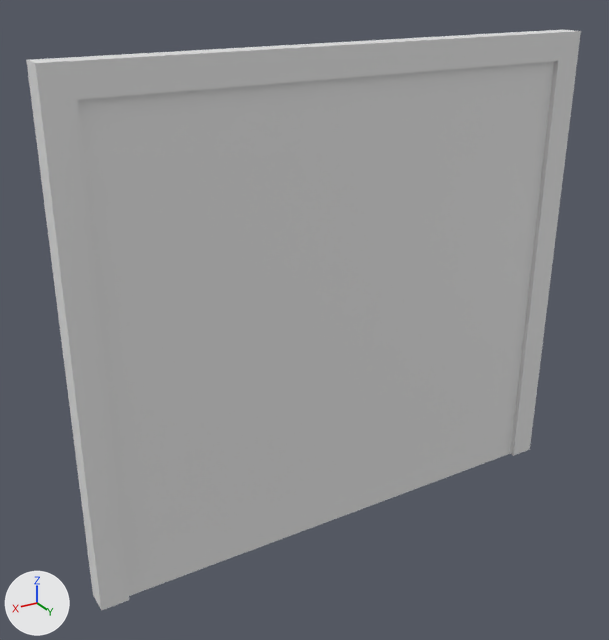
The FBX model Assets/ExportedModels/doubledoor.fbx as it was, and as the next commit left it.
Both versions are drawn from a camera (50 mm lens) standing at (1.57, 2.35, 2.05) and looking at (0.13, -0.05, 0.85). The lights are fixed; the arrows at lower left show +X, +Y and +Z.

The first picture shows 'DoorFrame', 'DoorLeft', 'DoorRight'.
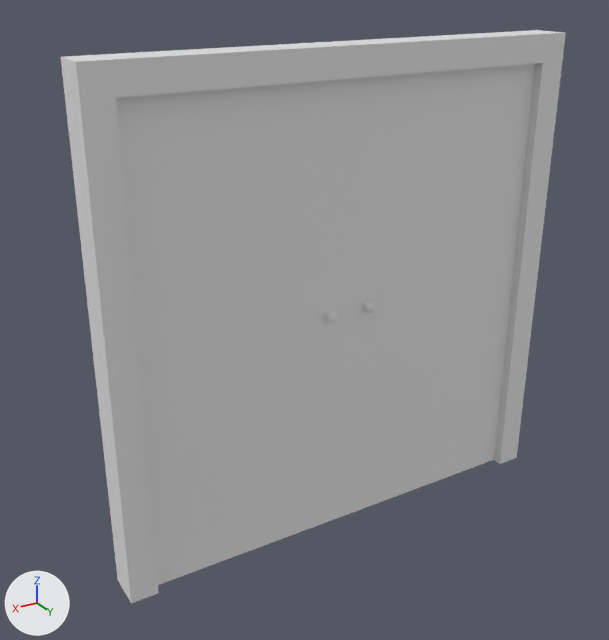
Pixel boxes (x1, y1, x2, y2) of what changed, in the pictures (609 x 640 px; the box of a moved part takes in the faces that stretch with it):
'DoorFrame', mesh rescaled (9% narrower)
    before: (26, 30, 581, 611)
    after: (61, 30, 566, 604)
part 2 of me_cube_002, moved or reshaped
    before: (78, 97, 330, 596)
    after: (116, 98, 330, 585)
part 3 of me_cube_004, moved or reshaped
    before: (360, 61, 554, 461)
    after: (360, 64, 534, 461)

What changed in the scene script:
```text
Change me_cube_002:
    where me_cube_002.from_pydata(...)  # 38 vertices, 32 faces; spans x 0.0..0.9, y -0.07..0.03, z -1.0..0.7
    used by ob_doorright; location = (0.0, 0.0, 1.0)
    verts and faces of me_cube_002; kept vertices keep their numbers, new ones are numbered from 38
    before: 4 (0.9, -0.03, -1.0), 5 (0.9, -0.03, 0.7), 6 (0.9, 0.03, -1.0), 7 (0.9, 0.03, 0.7)
    me_cube_002 part 2
    add for i in [*range(4, 8)]: verts[i] += (-0.1, 0.0, 0.0)
Change me_cube_003:
    where me_cube_003.from_pydata(...)  # 24 vertices, 22 faces; spans x -1.0..1.0, y -0.04..0.05, z -1.0..0.8
    used by ob_doorframe; location = (0.0, 0.0, 1.0)
    me_cube_003 part 1: the whole mesh is scaled about the mesh origin by (0.895, 1.56, 1)
Change me_cube_004:
    where me_cube_004.from_pydata(...)  # 38 vertices, 32 faces; spans x -0.9..0.0, y -0.07..0.03, z -1.0..0.7
    used by ob_doorleft; location = (0.0, 0.0, 1.0)
    verts and faces of me_cube_004; kept vertices keep their numbers, new ones are numbered from 38
    before: 4 (-0.9, -0.03, -1.0), 5 (-0.9, -0.03, 0.7), 6 (-0.9, 0.03, -1.0) at pixel (510, 453), 7 (-0.9, 0.03, 0.7) at pixel (554, 60)
    me_cube_004 part 3
    add for i in [*range(4, 8)]: verts[i] += (0.1, 0.0, 0.0)
```
